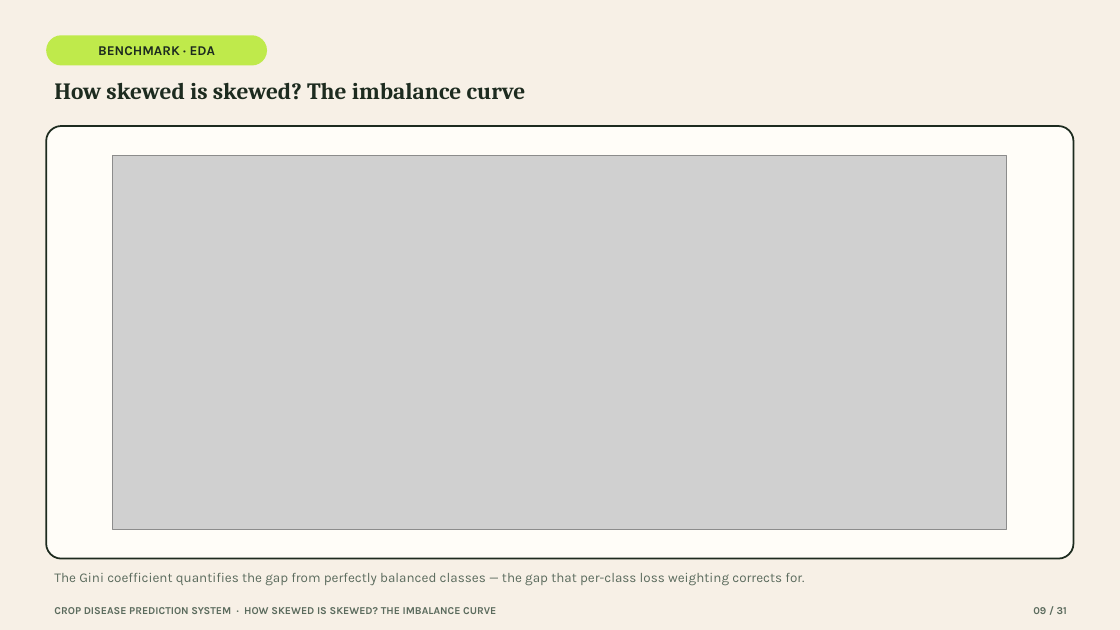
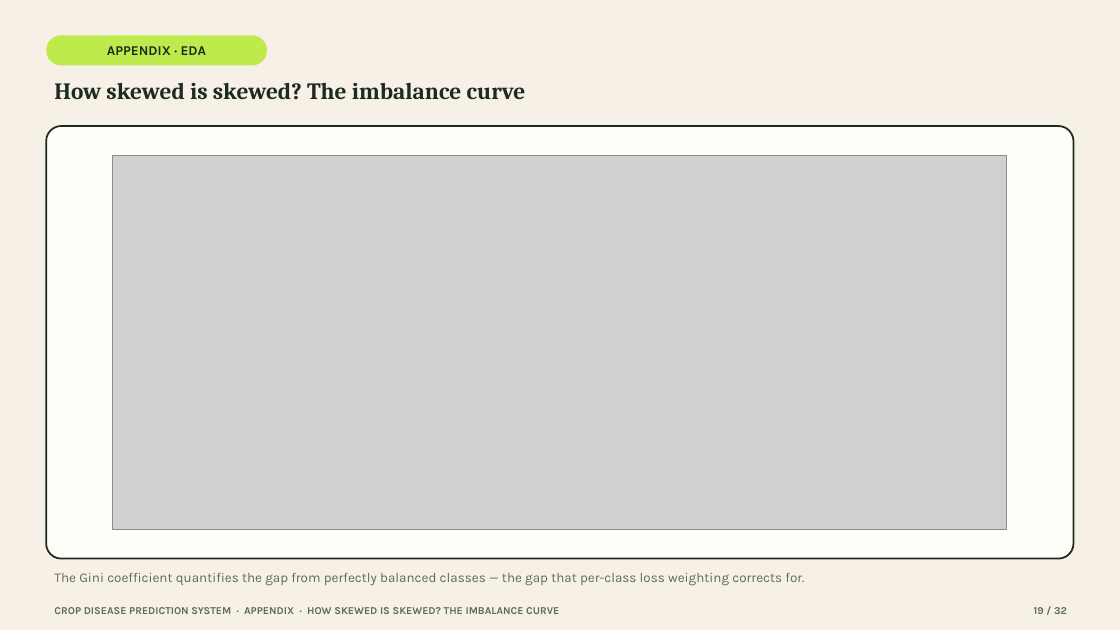
Before and after one commit to devSaksham/crop-disease-detection, a slide deck: slide 19 of presentation/Crop_Disease_Prediction_System.pptx (slide 9 before the commit). Drawn at 1120x630 pixels with LibreOffice and Linux fonts; fonts in the diff are those of the drawing; grey boxes stand for pictures. Boxes give left, top, right and bottom in pixels: in the first picture for what was removed or moved away, otherwise in the second. Text is boxed around its words. In the diff, an @@ line names an element or a change of style, - is before the commit and + after.

Commit message:
Restructure presentation: drop Grad-CAM, fix benchmark model/class attribution, add literature review, move plots to appendix
- Deleted the Grad-CAM slide entirely per review feedback.
- Corrected wording that implied the benchmark study compared the two
  production architectures (residual CNN / CBAM CNN); it actually compares
  a from-scratch VGG-style CNN vs. EfficientNetB3 transfer learning on a
  15-class, 3-crop subset -- fixed on the "At a Glance" stat card and the
  benchmark methodology slide, which now explicitly distinguishes the two
  studies.
- Added a five-point Literature Review slide (Hughes & Salathe, Mohanty et
  al., He et al., Tan & Le, Singh et al.), sourced from the citations
  already verified in the LaTeX end-term report.
- Trimmed the main flow to 16 concise slides and moved the 15 detailed
  benchmark plots (EDA, learning curves, confusion matrices, ROC/PR,
  calibration, error gallery, full metrics table) after the Thank You
  slide as a labelled appendix, behind a new divider slide.
- Added a benchmark-scope caveat to the Limitations slide and renumbered
  all footers (now NN / 32).

```diff
--- a/presentation/Crop_Disease_Prediction_System.pptx
+++ b/presentation/Crop_Disease_Prediction_System.pptx
@@ text in rounded rectangle at (x1=107, y1=46, x2=206, y2=55): text changed @@
-BENCHMARK · EDA
+APPENDIX · EDA
@@ text at (x1=54, y1=607, x2=559, y2=614): text changed @@
-CROP DISEASE PREDICTION SYSTEM · HOW SKEWED IS SKEWED? THE IMBALANCE CURVE
+CROP DISEASE PREDICTION SYSTEM · APPENDIX · HOW SKEWED IS SKEWED? THE IMBALANCE CURVE
@@ text at (x1=1034, y1=607, x2=1067, y2=614): text changed @@
-09 / 31
+19 / 32
```
Also in this commit, not shown: 29 other slides changed, 2 slides added, 1 slide removed.
